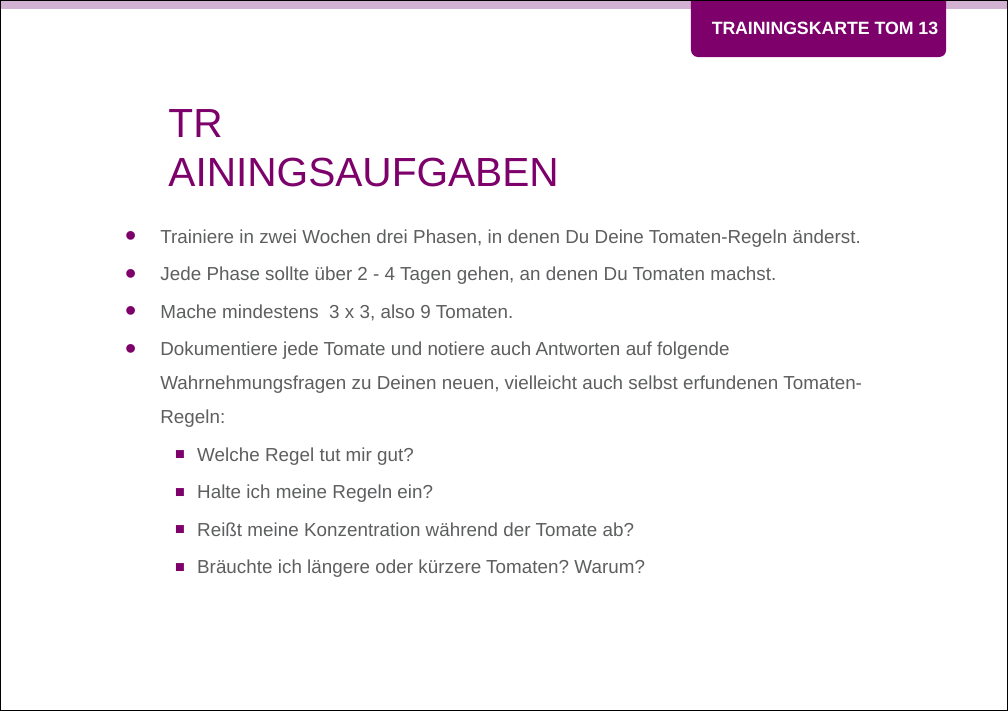
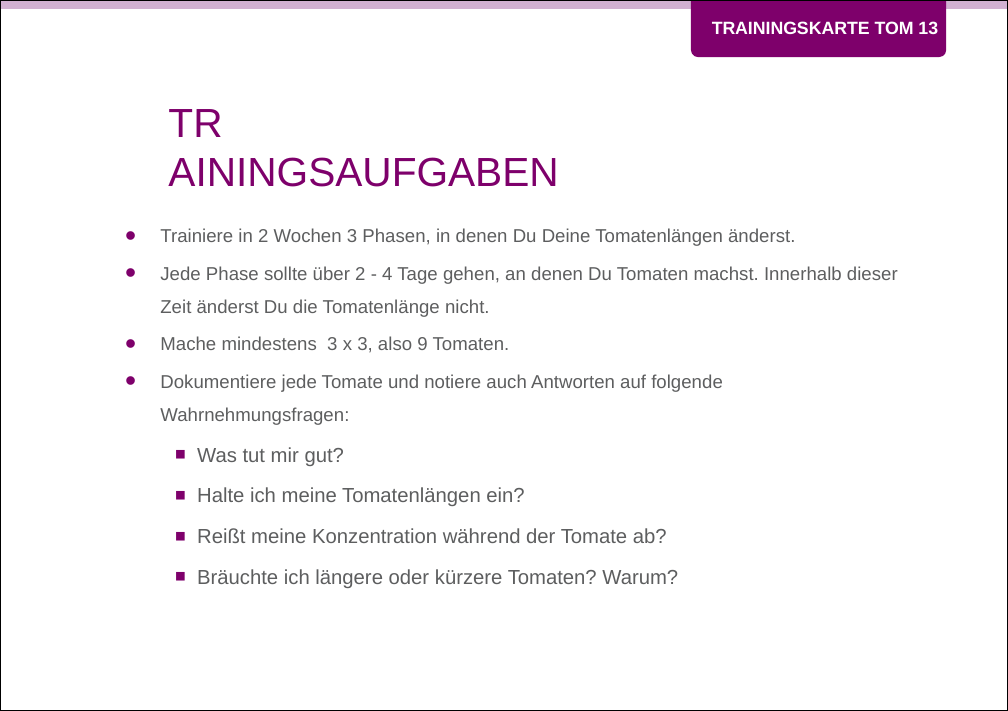
Before and after one commit to Teamtool/training-materials, a slide deck: slide 2 of music moves/Tomatoes (TOM)/ger/apprentice/ger_TOM_13_Spiele_mit_der_Zeit_MM_A.pptx. Drawn at 1008x711 pixels with LibreOffice and Linux fonts; fonts in the diff are those of the drawing; background and template pictures are left out. Boxes give left, top, right and bottom in pixels: in the first picture for what was removed or moved away, otherwise in the second. Text is boxed around its words. In the diff, an @@ line names an element or a change of style, - is before the commit and + after.

```diff
--- a/music moves/Tomatoes (TOM)/ger/apprentice/ger_TOM_13_Spiele_mit_der_Zeit_MM_A.pptx
+++ b/music moves/Tomatoes (TOM)/ger/apprentice/ger_TOM_13_Spiele_mit_der_Zeit_MM_A.pptx
@@ text at <box>160,228,898,317</box>: text changed; size 11.1 to 11 pt @@
-• Trainiere in zwei Wochen drei Phasen, in denen Du Deine Tomaten-Regeln änderst.
-• Jede Phase sollte über 2 - 4 Tagen gehen, an denen Du Tomaten machst.
+• Trainiere in 2 Wochen 3 Phasen, in denen Du Deine Tomatenlängen änderst.
+• Jede Phase sollte über 2 - 4 Tage gehen, an denen Du Tomaten machst. Innerhalb dieser Zeit änderst Du die Tomatenlänge nicht.
@@ text at <box>160,336,678,588</box>: size 11.1 to 11 pt in "Mache mindestens 3 x 3, also 9 ..."; size 11.1 to 12 pt in "Reißt meine Konzentration während der Tomate ab?", "Bräuchte ich längere oder kürzere Tomaten? Warum?" @@
@@ text at <box>160,374,723,506</box>: text changed; size 11.1 to 11 pt @@
-• Dokumentiere jede Tomate und notiere auch Antworten auf folgende Wahrnehmungsfragen zu Deinen neuen, vielleicht auch selbst erfundenen Tomaten-Regeln:
-  ▪ Welche Regel tut mir gut?
-  ▪ Halte ich meine Regeln ein?
+• Dokumentiere jede Tomate und notiere auch Antworten auf folgende Wahrnehmungsfragen:
+  ▪ Was tut mir gut?
+  ▪ Halte ich meine Tomatenlängen ein?
```
Also in this commit, not shown: 1 other slide changed.
